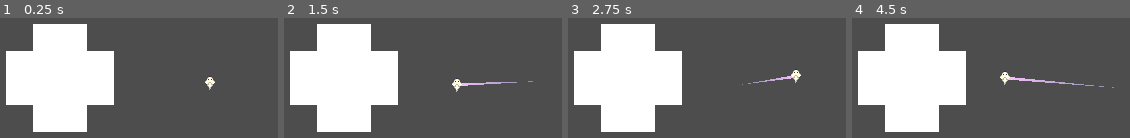
Above: before the commit, frames 1-4 (left to right).
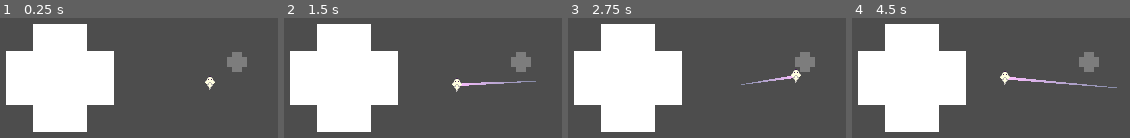
Above: after the commit, the same moments.

Repository: BlendyDev/GMTK2025
Game: Godot game, scene res://Scenes/level.tscn
The game is run twice, just before and just after one commit, with the same random seed, the same clock (stepped at 60 frames per second) and the same inputs.
Inputs (mouse positions are in pixels of both pictures, inside the frame that each line leads up to):
- Up to frame 1 (0.25 s): no input
- Up to frame 2 (1.5 s): tap Enter at 0.5 s; move the mouse to (517, 81) at 0.52 s; tap Space at 1.25 s; move the mouse to (470, 84) at 1.27 s
- Up to frame 3 (2.75 s): tap Enter at 2 s; move the mouse to (790, 78) at 2.02 s
- Up to frame 4 (4.5 s): tap Space at 2.75, 4.25 s; move the mouse to (1057, 87) at 2.77 s; tap Enter at 3.5 s; move the mouse to (1096, 86) at 3.52 s; move the mouse to (1027, 80) at 4.27 s

The runs differ from the first frame. In frame 1, 0.9% of the frame differs, in the area x 81-89%, y 28-45%; in frame 2, 1.0%; in frame 3, 1.0%; in frame 4, 1.0%, in the area x 58-96%, y 28-59%.

Commit message:
circulos

Diff:
--- a/Scenes/level.tscn
+++ b/Scenes/level.tscn
@@ -5,7 +5,7 @@
 [ext_resource type="Texture2D" uid="uid://bj30yhx4p3qu0" path="res://Sprites/debugPlayer.png" id="2_k5f4k"]
 
 [sub_resource type="Curve" id="Curve_6phgx"]
-_data = [Vector2(0, 0), 0.0, -0.151716, 0, 0, Vector2(1, 1), 0.0, 0.0, 0, 0]
+_data = [Vector2(0, 0.235955), 0.0, -0.151716, 0, 0, Vector2(1, 1), 0.0, 0.0, 0, 0]
 point_count = 2
 
 [sub_resource type="Gradient" id="Gradient_6phgx"]
@@ -33,6 +33,7 @@
 trail = NodePath("../Trail")
 trail_points_per_second = 120
 max_time_sec = 1.0
+min_distance_to_oldest_points = 10.0
 
 [node name="Sprite2D" type="Sprite2D" parent="Player"]
 texture = ExtResource("2_6phgx")
@@ -51,3 +52,14 @@
 
 [node name="CollisionShape2D" type="CollisionShape2D" parent="obstacle"]
 shape = SubResource("RectangleShape2D_k5f4k")
+
+[node name="finalTrail" type="Area2D" parent="."]
+position = Vector2(27, -21)
+scale = Vector2(5, 5)
+
+[node name="Sprite2D" type="Sprite2D" parent="finalTrail"]
+modulate = Color(1, 1, 1, 0.270588)
+texture = ExtResource("2_k5f4k")
+
+[node name="CollisionShape2D" type="CollisionShape2D" parent="finalTrail"]
+shape = SubResource("RectangleShape2D_k5f4k")
--- a/Scripts/Player.gd
+++ b/Scripts/Player.gd
@@ -7,6 +7,8 @@
 var playing := false
 @onready var last_trail_point_timestamp : int = Time.get_ticks_msec()
 @export var max_time_sec: float
+@export var min_distance_to_oldest_points: float
+var cleared_points = true
 
 # Called when the node enters the scene tree for the first time.
 func _ready() -> void:
@@ -27,6 +29,14 @@
 			)*speed
 			move_and_slide()
 
+func min_distance_to_last_points(rate: float) -> float:
+	var distance: float = INF
+	for i in range (min(trail.points.size(), ceil(rate*max_time_sec*trail_points_per_second))):
+		var current_dist := position.distance_to(trail.points.get(i))
+		if (current_dist < distance):
+			distance = current_dist
+	return distance
+
 # Called every frame. 'delta' is the elapsed time since the previous frame.
 func _process(delta: float) -> void:
 	if (Time.get_ticks_msec() - last_trail_point_timestamp > 1000/trail_points_per_second):
@@ -37,6 +47,12 @@
 			trail.add_point(position)
 		last_trail_point_timestamp += n* (1000/trail_points_per_second)
 		pass
+	var distance = min_distance_to_last_points(0.1)
+	if distance < min_distance_to_oldest_points and !cleared_points:
+		trail.clear_points()
+		cleared_points = true
+	if distance * 1.2 > min_distance_to_oldest_points:
+		cleared_points = false
 
 	if ((get_viewport().get_mouse_position()-offset).distance_to(position) < 30 and !playing):
 		bind_to_player()
